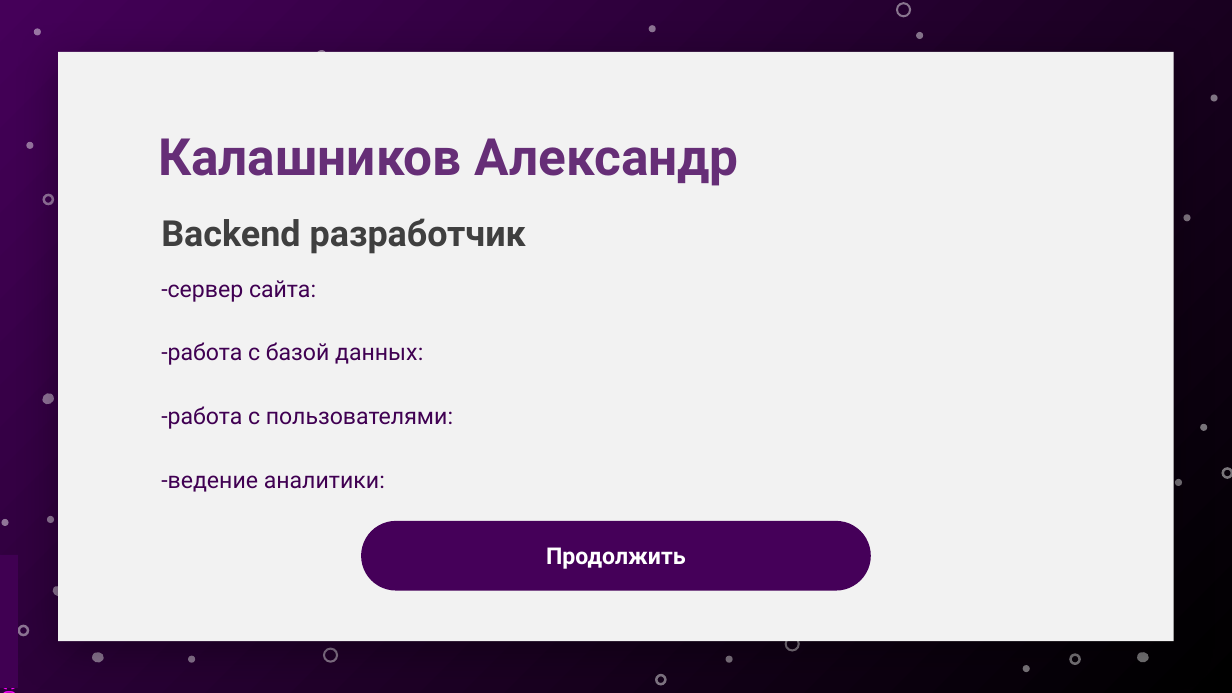
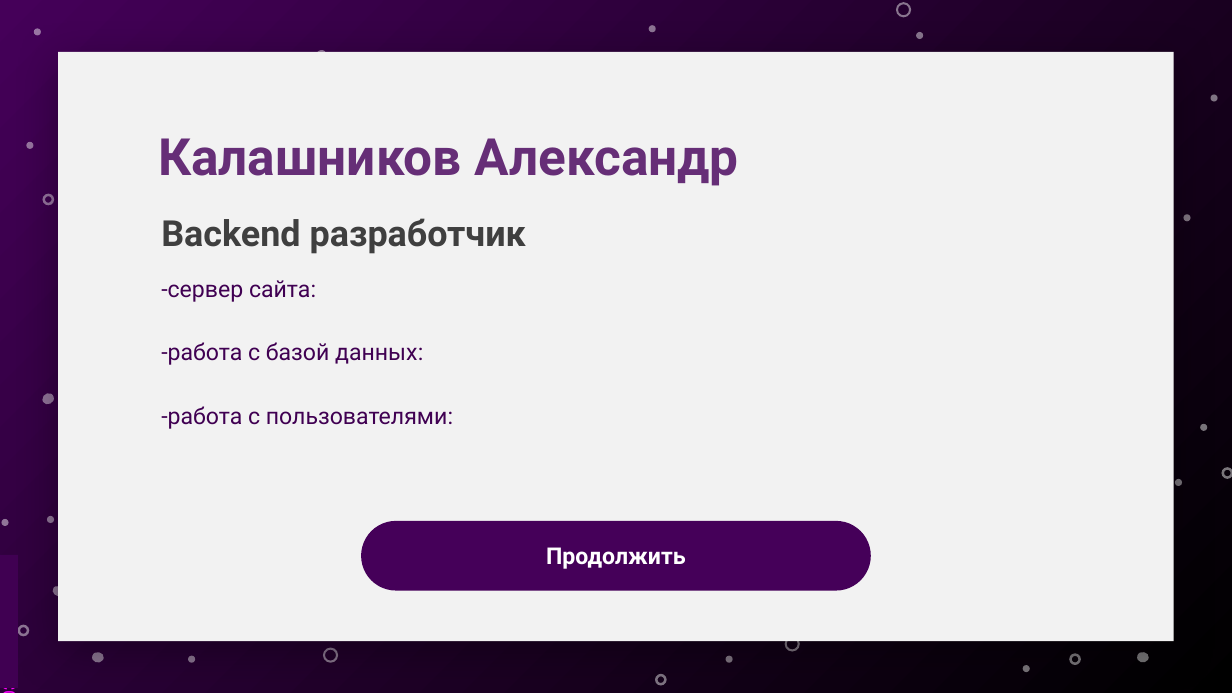
Before and after one commit to alexdenkk/museum, a slide deck: slide 3 of server/presentation/презентация_проекта_хакатон v.2.1.2.pptx. Drawn at 1232x693 pixels with LibreOffice and Linux fonts; fonts in the diff are those of the drawing. Boxes give left, top, right and bottom in pixels: in the first picture for what was removed or moved away, otherwise in the second. Text is boxed around its words. In the diff, an @@ line names an element or a change of style, - is before the commit and + after.

```diff
--- a/server/presentation/презентация_проекта_хакатон v.2.1.2.pptx
+++ b/server/presentation/презентация_проекта_хакатон v.2.1.2.pptx
@@ text at [161,475,385,492]: paragraph removed @@
--ведение аналитики:
```
Also in this commit, not shown: 4 other slides changed, 1 slide removed.
